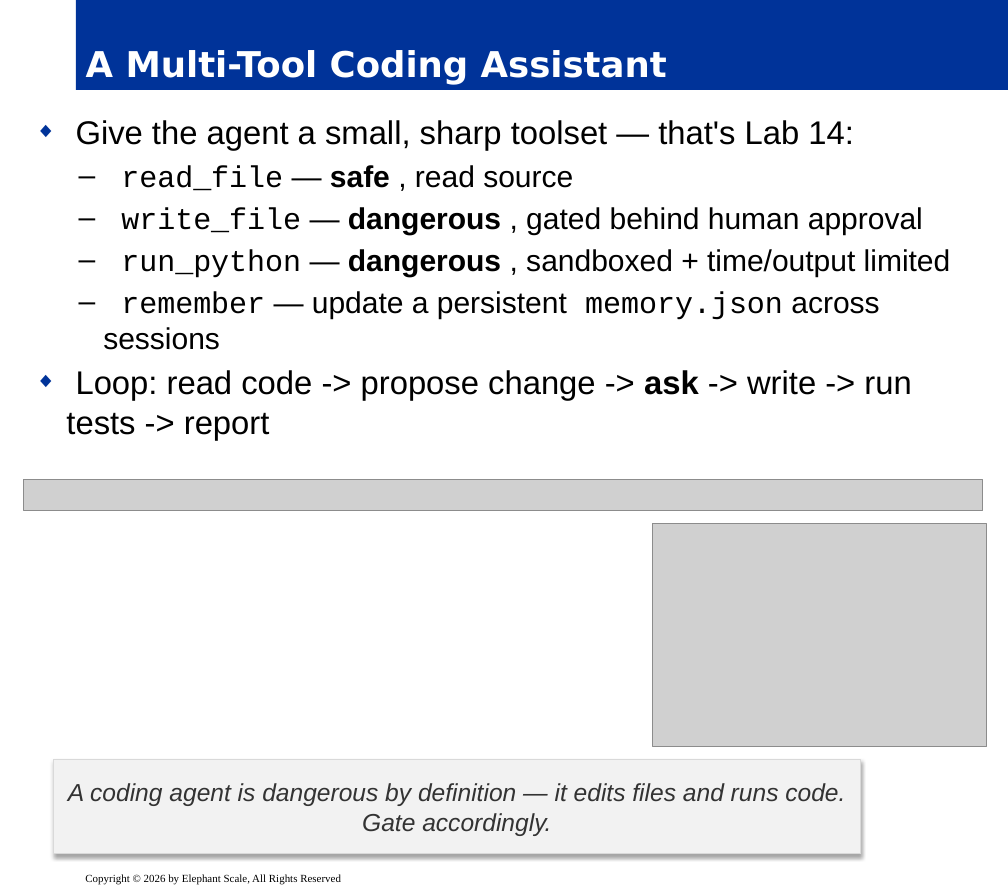
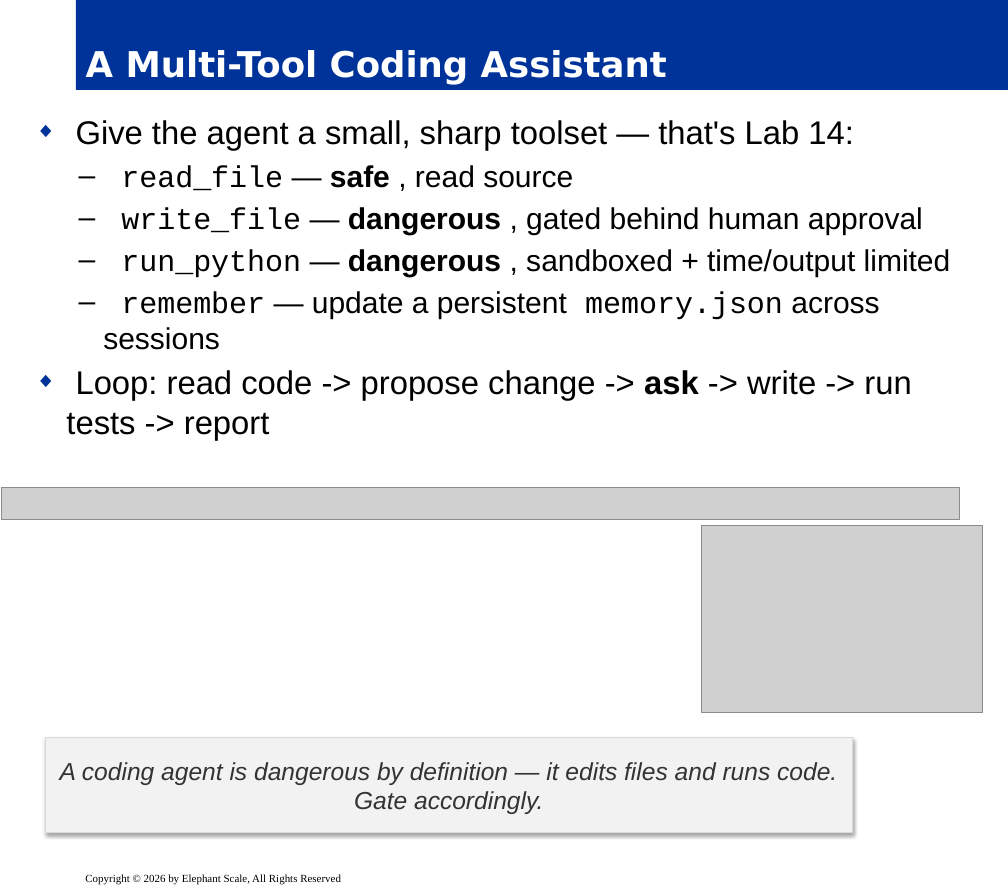
Before and after one commit to elephantscale/Building-Agentic-AI, a slide deck: slide 8 of slides/release/11-claude-agents.pptx. Drawn at 1008x892 pixels with LibreOffice and Linux fonts; fonts in the diff are those of the drawing; grey boxes stand for pictures; background and template pictures are left out. Boxes give left, top, right and bottom in pixels: in the first picture for what was removed or moved away, otherwise in the second. Text is boxed around its words. In the diff, an @@ line names an element or a change of style, - is before the commit and + after.

Commit message:
esl

```diff
--- a/slides/release/11-claude-agents.pptx
+++ b/slides/release/11-claude-agents.pptx
@@ picture: place and size @@
-picture at box(24, 480, 982, 511)
+picture at box(1, 488, 960, 519)
@@ picture: place and size @@
-picture at box(653, 524, 987, 747)
+picture at box(701, 526, 982, 714)
@@ rectangle "A coding agent is dangerous ...": place and size @@
-rectangle "A coding agent is dangerous ..." at box(53, 760, 860, 855)
+rectangle "A coding agent is dangerous ..." at box(45, 739, 853, 833)
```
Also in this commit, not shown: 12 other slides changed.
